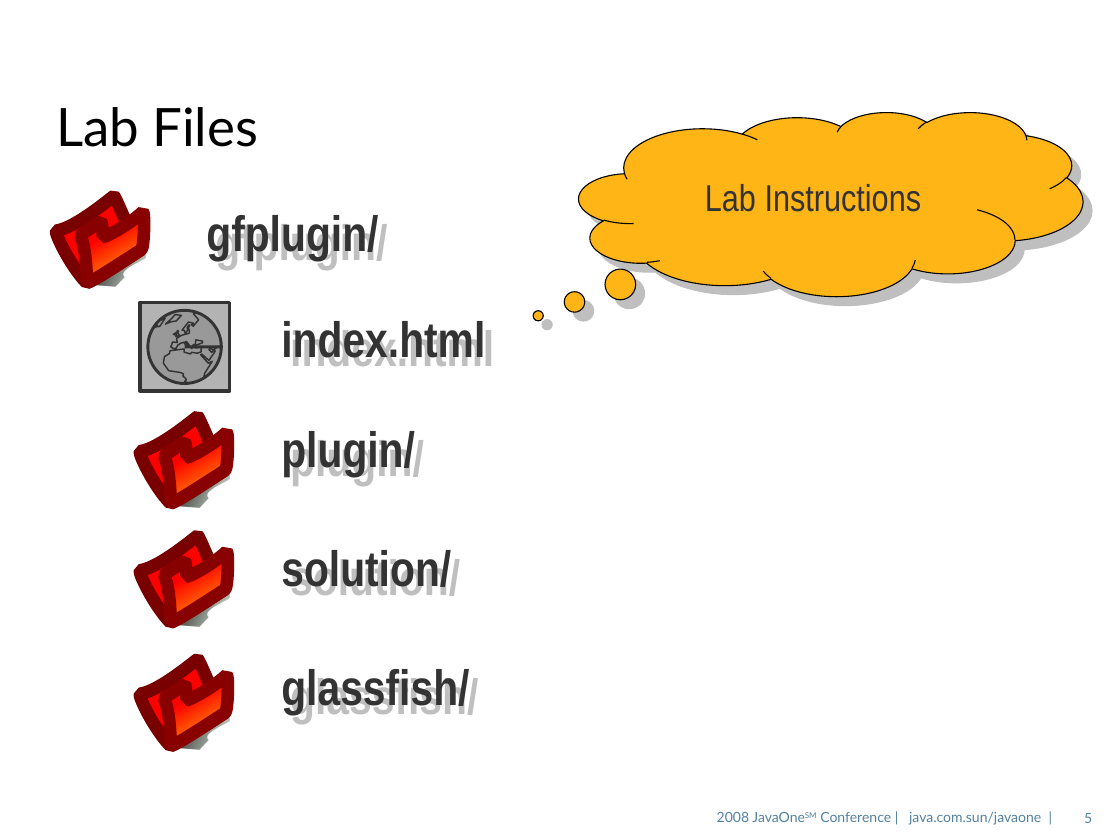
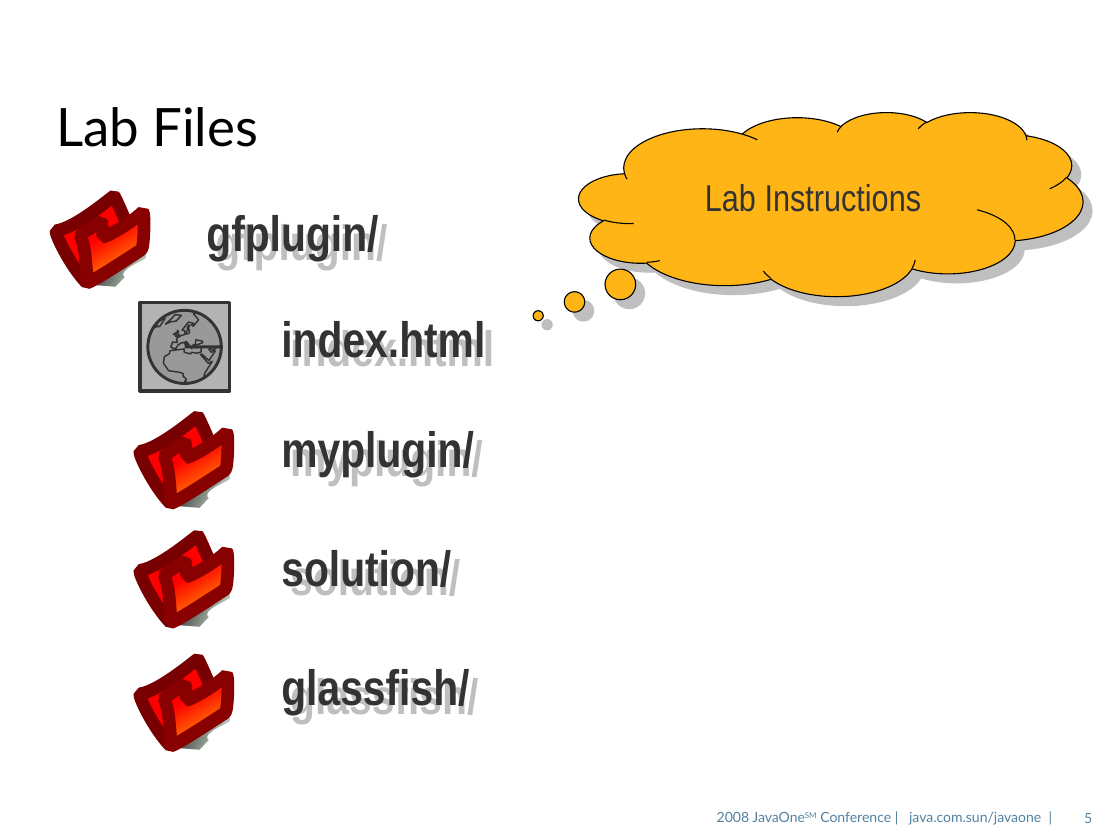
Before and after one commit to dmatej/Glassfish-SVN-Patched, a slide deck: slide 5 of v3/admingui/j1plugin/gfplugin/4520_gfplugin.odp. Drawn at 1120x840 pixels with LibreOffice and Linux fonts; fonts in the diff are those of the drawing; background and template pictures are left out. Boxes give left, top, right and bottom in pixels: in the first picture for what was removed or moved away, otherwise in the second. Text is boxed around its words. In the diff, an @@ line names an element or a change of style, - is before the commit and + after.

```diff
--- a/v3/admingui/j1plugin/gfplugin/4520_gfplugin.odp
+++ b/v3/admingui/j1plugin/gfplugin/4520_gfplugin.odp
@@ text at (281, 431, 474, 477): text changed @@
-plugin/
+myplugin/
```
Also in this commit, not shown: 12 other slides changed, 3 other files.
